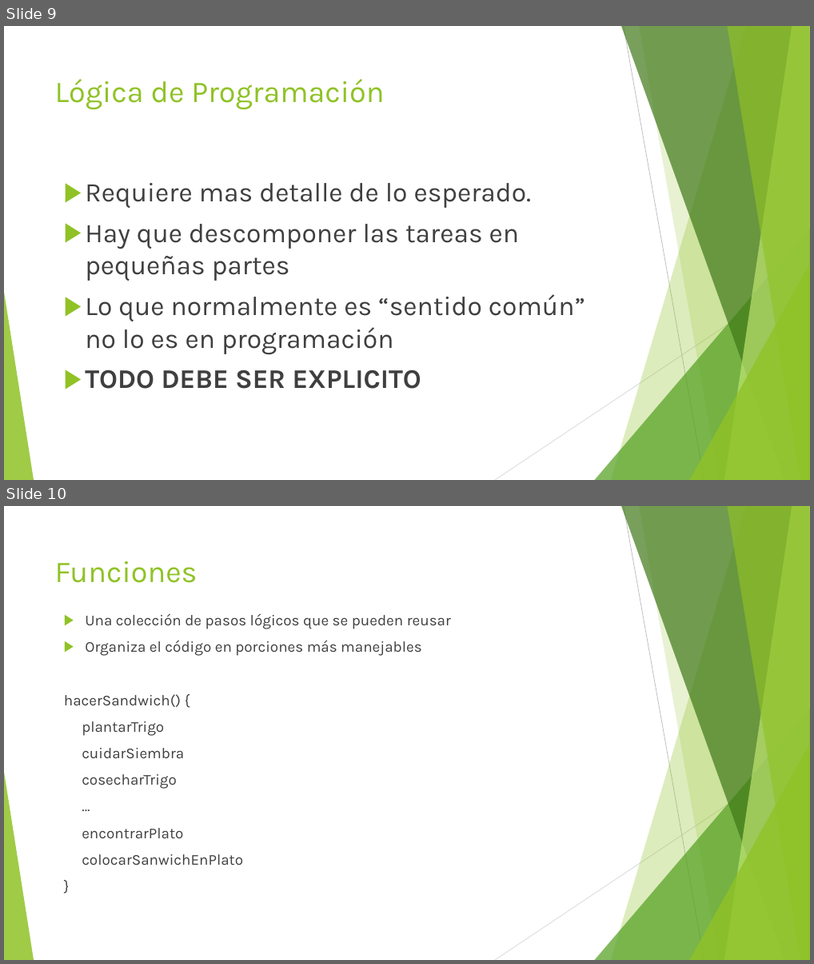
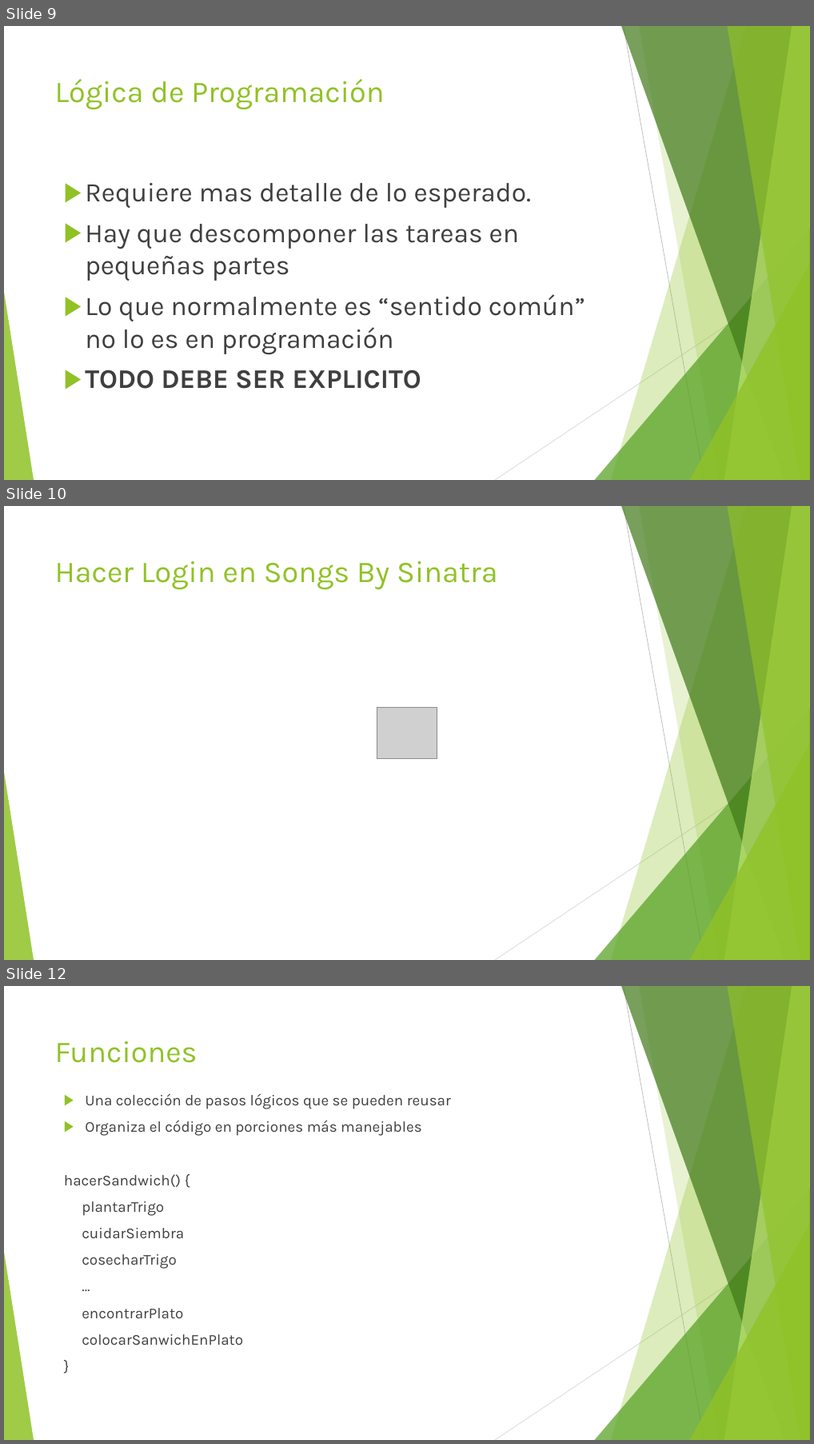
Before and after one commit to jomarnavarro/basicJava, a slide deck: Selenium, session 2.pptx. Shown one above the other, each under a label of ours: slides 9 and 10 before the commit, slides 9, 10 and 12 after it; the slides between them are not shown. The pictures are 814x964 and 814x1444 pixels, drawn with LibreOffice and Linux fonts; fonts in the diff are those of the drawing; grey boxes stand for pictures. Boxes give left, top, right and bottom in pixels: in the first picture for what was removed or moved away, otherwise in the second. Text is boxed around its words. In the diff, an @@ line names an element or a change of style, - is before the commit and + after.

```diff
--- a/Selenium, session 2.pptx
+++ b/Selenium, session 2.pptx
@@ slide 10 added at (x1=4, y1=506, x2=810, y2=960), background #FFFFFF; not listed: 10 template elements that a slide beside it also shows @@
@@ title added at (x1=55, y1=561, x2=498, y2=590), 36 pt, text #90C226 @@
+Hacer Login en Songs By Sinatra
@@ picture added at (x1=378, y1=708, x2=438, y2=758) @@
@@ what was slide 10 is now slide 12 @@
```
Also in this commit, not shown: 6 other slides added.
